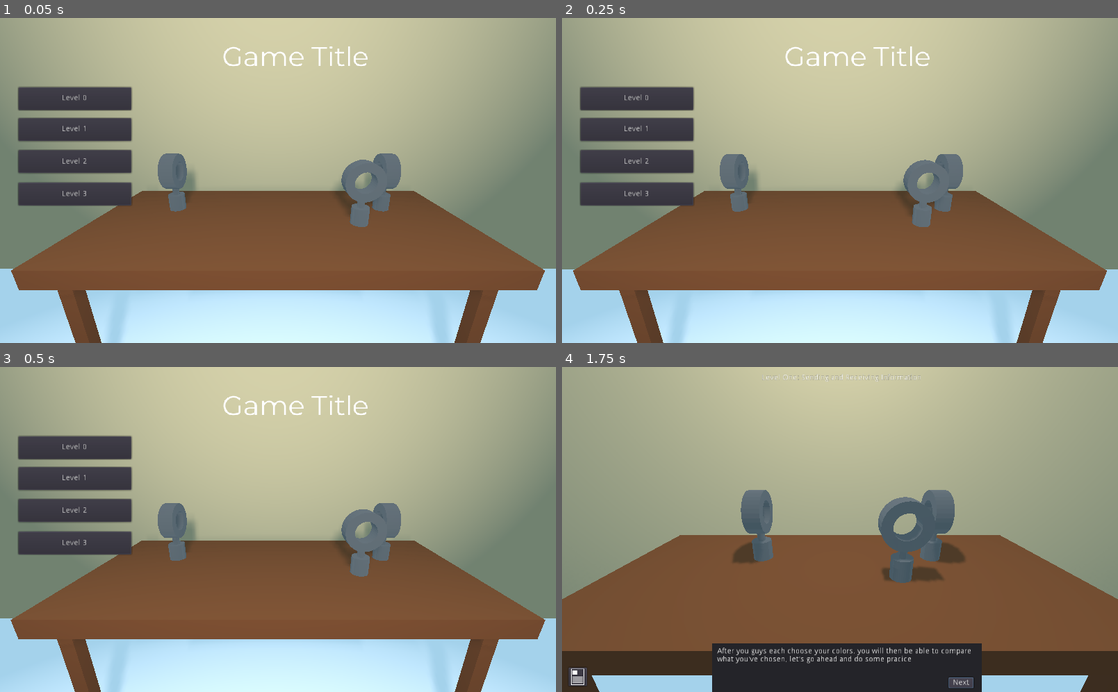
Above: before the commit, frames 1-4 (two rows, left to right).
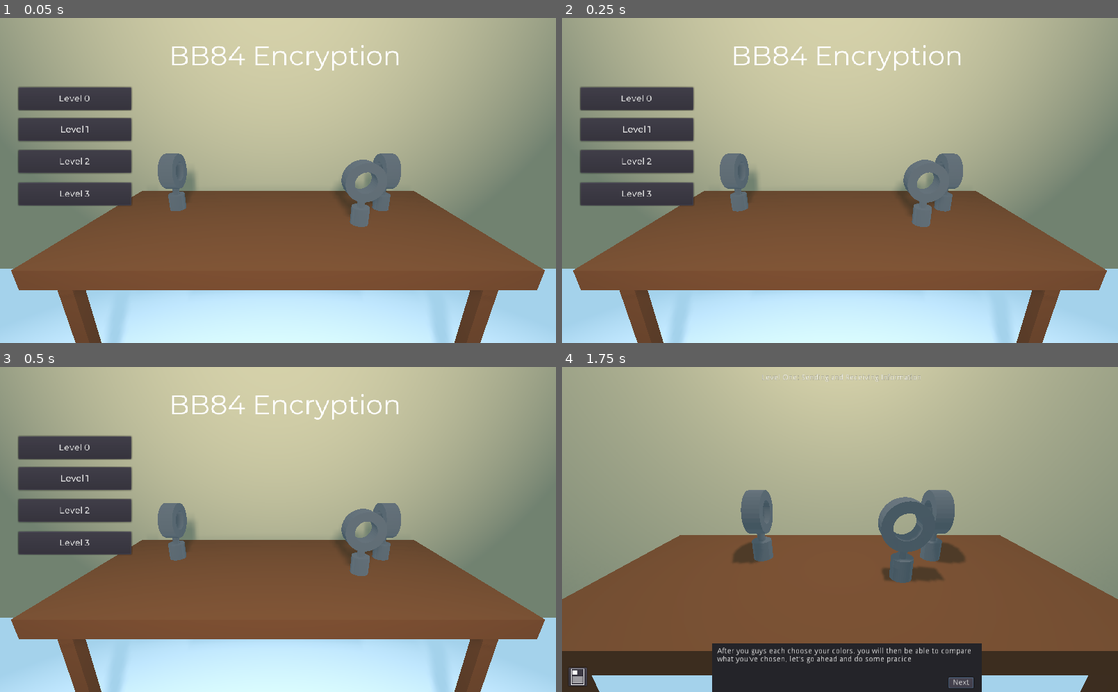
Above: after the commit, the same moments.

Repository: Clockwork-Rat/BB84_Godot
Game: Godot game, scene res://main_menu/main_menu.tscn
The game is run twice, just before and just after one commit, with the same random seed, the same clock (stepped at 60 frames per second) and the same inputs.
Inputs:
- Up to frame 1 (0.05 s): no input
- Up to frame 2 (0.25 s): no input
- Up to frame 3 (0.5 s): no input
- Up to frame 4 (1.75 s): click "Level 1" at 0.5 s; click "Next" at 1.25 s

The runs differ from the first frame. In frame 1, 1.1% of the frame differs, in the area x 2-98%, y 8-99%; in frame 2, 1.2%; in frame 3, 1.3%, in the area x 0-100%, y 8-100%; in frame 4, nothing differs.

Commit message:
continued update

Diff:
--- a/main_menu/main_menu.tscn
+++ b/main_menu/main_menu.tscn
@@ -1,8 +1,9 @@
-[gd_scene load_steps=4 format=2]
+[gd_scene load_steps=5 format=2]
 
 [ext_resource path="res://main_menu/main_menu.gd" type="Script" id=1]
 [ext_resource path="res://main_menu/main_menu_bg.tscn" type="PackedScene" id=2]
 [ext_resource path="res://ui_assets/themes/title.tres" type="Theme" id=3]
+[ext_resource path="res://ui_assets/themes/menu_btn.tres" type="Theme" id=4]
 
 [node name="Control" type="Control"]
 anchor_right = 1.0
@@ -10,15 +11,16 @@
 script = ExtResource( 1 )
 
 [node name="title" type="Label" parent="."]
-anchor_left = 0.399
-anchor_top = 0.067
-anchor_right = 0.663
-anchor_bottom = 0.17
-margin_left = 0.424011
-margin_top = -0.199997
-margin_right = 0.0879517
+anchor_left = 0.304
+anchor_top = 0.063
+anchor_right = 0.722
+anchor_bottom = 0.167
+margin_left = -0.296021
+margin_top = 0.200001
+margin_right = -0.328064
+margin_bottom = -0.200005
 theme = ExtResource( 3 )
-text = "Game Title"
+text = "BB84 Encryption"
 
 [node name="btn_lvl_0" type="Button" parent="."]
 anchor_left = 0.033
@@ -29,6 +31,7 @@
 margin_top = 0.199989
 margin_right = 0.335983
 margin_bottom = 0.199982
+theme = ExtResource( 4 )
 text = "Level 0"
 
 [node name="btn_lvl_1" type="Button" parent="."]
@@ -40,6 +43,7 @@
 margin_top = 0.199982
 margin_right = 0.335983
 margin_bottom = 0.199982
+theme = ExtResource( 4 )
 text = "Level 1"
 
 [node name="btn_lvl_2" type="Button" parent="."]
@@ -51,6 +55,7 @@
 margin_top = -0.199997
 margin_right = 0.335983
 margin_bottom = -0.200012
+theme = ExtResource( 4 )
 text = "Level 2"
 
 [node name="btn_lvl_3" type="Button" parent="."]
@@ -62,6 +67,7 @@
 margin_top = -0.200012
 margin_right = 0.335983
 margin_bottom = -0.200012
+theme = ExtResource( 4 )
 text = "Level 3"
 
 [node name="main_menu_bg" parent="." instance=ExtResource( 2 )]
--- a/main_menu/scene_assets/mm_bg_camera.gd
+++ b/main_menu/scene_assets/mm_bg_camera.gd
@@ -10,7 +10,7 @@
 
 # Called when the node enters the scene tree for the first time.
 func _ready():
-	animation_player.play("camera_bob")
+	animation_player.play("camera_bob", -1, 0.2, false)
 	pass
 
 
--- /dev/null
+++ b/ui_assets/fonts/montserrat_med.tres
@@ -0,0 +1,6 @@
+[gd_resource type="DynamicFont" load_steps=2 format=2]
+
+[ext_resource path="res://ui_assets/fonts/Montserrat-Medium.ttf" type="DynamicFontData" id=1]
+
+[resource]
+font_data = ExtResource( 1 )
--- /dev/null
+++ b/ui_assets/themes/menu_btn.tres
@@ -0,0 +1,6 @@
+[gd_resource type="Theme" load_steps=2 format=2]
+
+[ext_resource path="res://ui_assets/fonts/montserrat_med.tres" type="DynamicFont" id=1]
+
+[resource]
+default_font = ExtResource( 1 )
